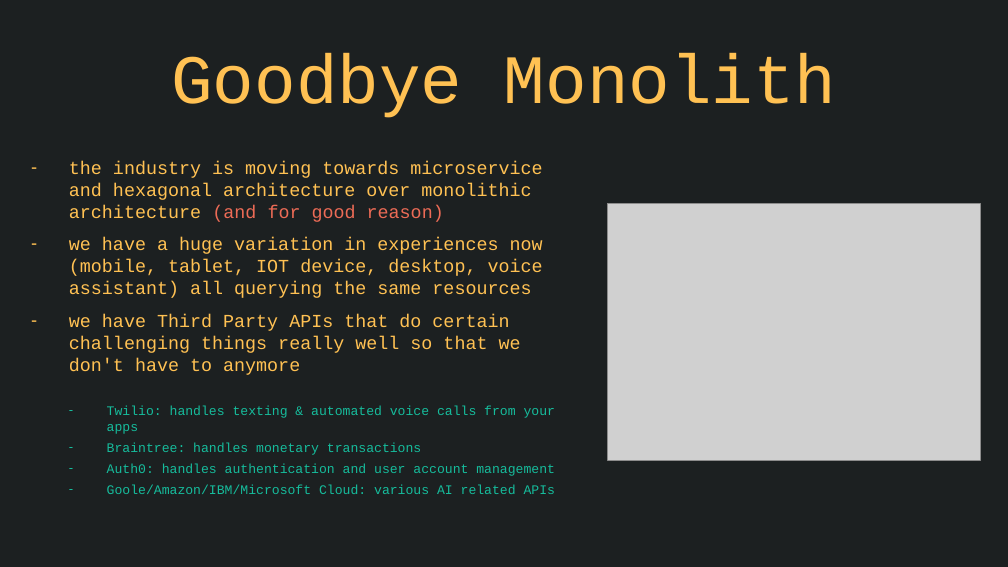
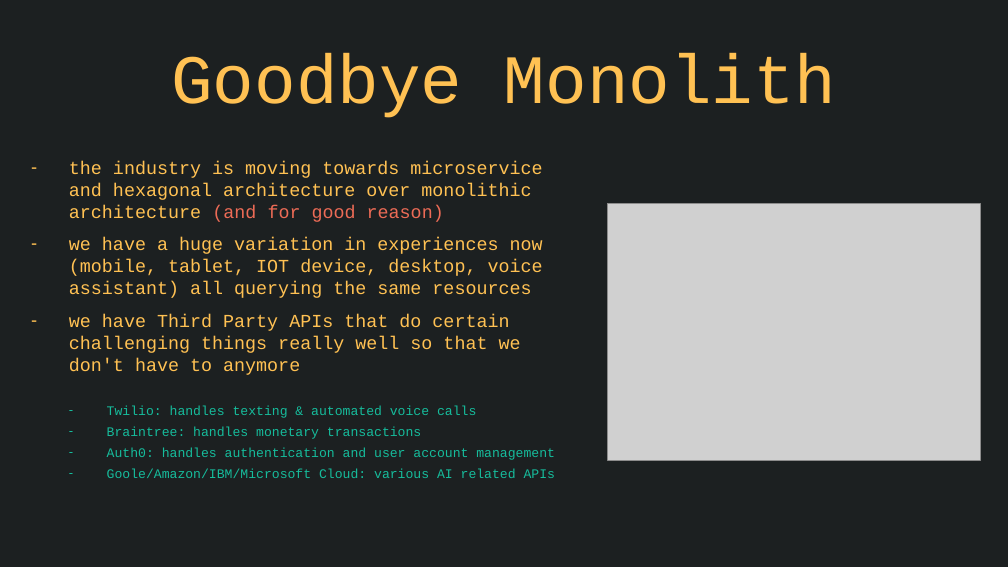
Before and after one commit to nafeu-pelmorex/pa-graphql-lnl, a slide deck: slide 11 of GraphQL-LNL.pptx (slide 8 before the commit). Drawn at 1008x567 pixels with LibreOffice and Linux fonts; fonts in the diff are those of the drawing; grey boxes stand for pictures. Boxes give left, top, right and bottom in pixels: in the first picture for what was removed or moved away, otherwise in the second. Text is boxed around its words. In the diff, an @@ line names an element or a change of style, - is before the commit and + after.

```diff
--- a/GraphQL-LNL.pptx
+++ b/GraphQL-LNL.pptx
@@ text at (107, 406, 476, 418): text changed @@
-  – Twilio: handles texting & automated voice calls from your apps
+  – Twilio: handles texting & automated voice calls
```
Also in this commit, not shown: 2 other slides changed, 7 slides added, 2 slides removed, 1 other file.
